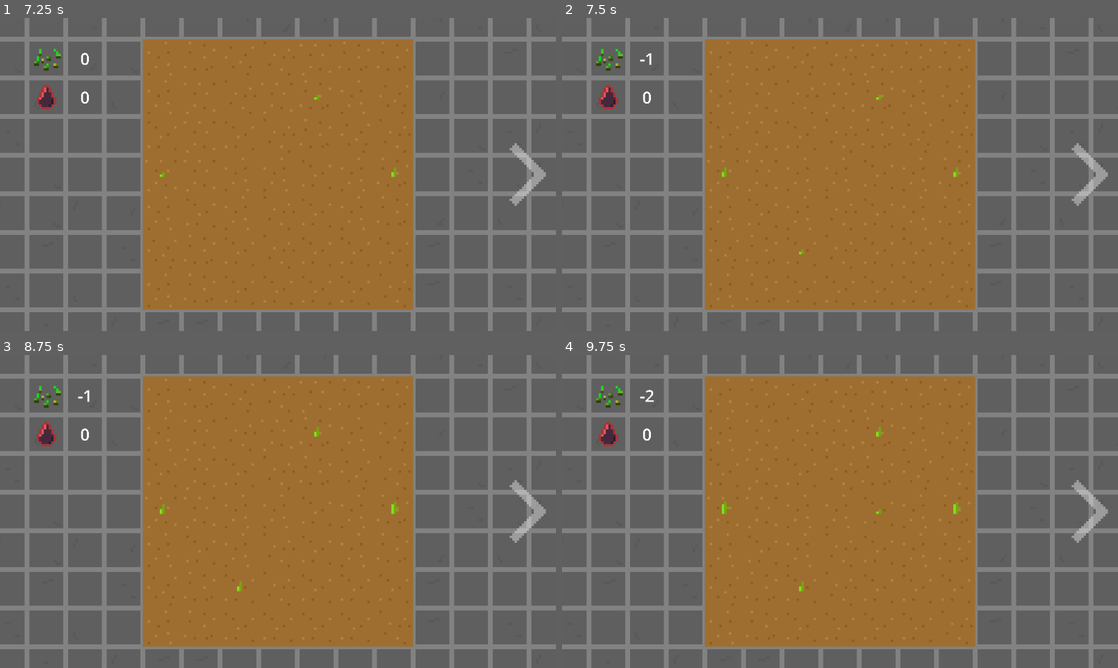
Above: before the commit, frames 1-4 (two rows, left to right).
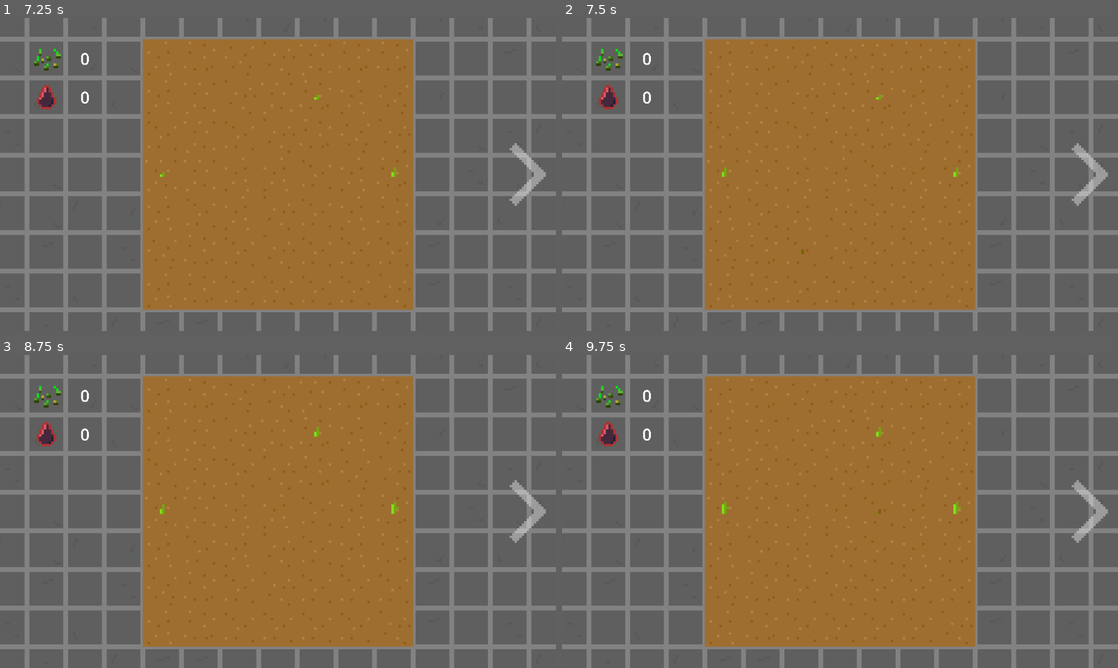
Above: after the commit, the same moments.

Repository: aeriab/giftjam_lebron
Game: Godot game, scene res://main/main.tscn
The game is run twice, just before and just after one commit, with the same random seed, the same clock (stepped at 60 frames per second) and the same inputs.
Inputs (mouse positions are in pixels of both pictures, inside the frame that each line leads up to):
- Up to frame 1 (7.25 s): click (528, 174) at 0.5 s; click (66, 174) at 1.25 s; click (528, 174) at 2 s; click (66, 174) at 2.75 s; click (528, 174) at 3.5 s; click (66, 174) at 4.25 s; move the mouse to (400, 158) at 5.02 s; click (400, 158) at 5.17 s; tap Enter at 5.75 s; move the mouse to (166, 190) at 5.77 s; click (166, 190) at 5.92 s; tap Space at 6.5 s; move the mouse to (333, 105) at 6.52 s; click (333, 105) at 6.67 s
- Up to frame 2 (7.5 s): tap Enter at 7.25 s; move the mouse to (812, 237) at 7.27 s; click (812, 237) at 7.42 s
- Up to frame 3 (8.75 s): tap Space at 8 s; move the mouse to (444, 558) at 8.02 s; click (444, 558) at 8.17 s
- Up to frame 4 (9.75 s): move the mouse to (673, 464) at 8.77 s; click (673, 464) at 8.92 s; tap Enter at 9.5 s; move the mouse to (867, 511) at 9.52 s; click (867, 511) at 9.67 s

Frame 1 is identical in both runs. In frame 2, less than 0.1% of the frame differs, in the area x 14-44%, y 11-76%; in frame 3, less than 0.1%; in frame 4, less than 0.1%, in the area x 14-58%, y 11-76%.

Commit message:
You can run out of seeds

Diff:
--- a/UI/ui.gd
+++ b/UI/ui.gd
@@ -1,9 +1,7 @@
 extends Control
 
-var blood = 0
 @onready var blood_meter = $Blood/BloodMeter
 
-var seed = 3
 @onready var seeds_number = $Seeds/SeedsNumber
 
 func _ready():
@@ -11,23 +9,24 @@
 	SignalManager.blood_watered.connect(minusBlood)
 	SignalManager.seed_gathered.connect(addSeed)
 	SignalManager.seed_used.connect(minusSeed)
-	blood_meter.text = str(blood)
+	blood_meter.text = str(int(Global.blood))
+	seeds_number.text = str(int(Global.seed))
 
 func addBlood():
-	blood += 1
-	blood_meter.text = str(blood)
+	Global.blood += 1
+	blood_meter.text = str(int(Global.blood))
 
 func minusBlood():
-	blood -=1
-	blood_meter.text = str(blood)
+	Global.blood -=1
+	blood_meter.text = str(int(Global.blood))
 
 func addSeed():
-	seed += 1
-	seeds_number.text = str(seed)
+	Global.seed += 1
+	seeds_number.text = str(int(Global.seed))
 
 func minusSeed():
-	seed -=1
-	seeds_number.text = str(seed)
+	Global.seed -=1
+	seeds_number.text = str(int(Global.seed))
 
 
 
--- a/flower/daybloom_scene.tscn
+++ b/flower/daybloom_scene.tscn
@@ -21,6 +21,8 @@
 FADE_OUT_SPEED = 6.0
 MIN_GROW_TIME = 1.0
 MAX_GROW_TIME = 2.0
+NORMAL_COLOR = Color(1, 1, 1, 1)
+NO_SEEDS_COLOR = Color(1, 0.0470588, 0.105882, 1)
 
 [node name="interactive_color_rect" type="ColorRect" parent="."]
 offset_left = -8.0
--- a/flower/daybloom_sprite.gd
+++ b/flower/daybloom_sprite.gd
@@ -7,6 +7,9 @@
 
 @export var MIN_GROW_TIME: float
 @export var MAX_GROW_TIME: float
+
+@export var NORMAL_COLOR: Color
+@export var NO_SEEDS_COLOR: Color
 
 var planted_tile: bool = false
 var being_hovered: bool = false
@@ -21,6 +24,9 @@
 var next_stage_times
 
 var ready_to_harvest: bool = false
+
+@onready var target_color: Color = NORMAL_COLOR
+@onready var current_color: Color = NORMAL_COLOR
 
 func _ready():
 	next_stage_times = []
@@ -45,6 +51,13 @@
 			plant_time_ellapsed = 0
 			frame += 1
 
+	current_color = current_color.lerp(target_color, FADE_IN_SPEED * delta)
+
+	if Global.color_distance(current_color, target_color) < 0.1:
+		target_color = NORMAL_COLOR
+
+	modulate = current_color
+
 	modulate.a = current_opacity
 
 
@@ -52,10 +65,13 @@
 	if event is InputEventMouseButton and event.pressed and event.button_index == MOUSE_BUTTON_LEFT:
 
 		if !planted_tile:
-			target_opacity = MAX_OPACITY + randf_range(0.1, 0.2)
-			planted_tile = true
-			SignalManager.seed_used.emit()
-			#SignalManager.blood_watered.emit()
+			if Global.seed > 0:
+				target_opacity = MAX_OPACITY + randf_range(0.1, 0.2)
+				planted_tile = true
+				SignalManager.seed_used.emit()
+			else:
+				target_color = NO_SEEDS_COLOR
+
 
 		if ready_to_harvest:
 			harvest_plant()
--- /dev/null
+++ b/global.gd
@@ -0,0 +1,11 @@
+extends Node
+
+var blood: int = 0
+var seed: int = 3
+
+func color_distance(color1: Color, color2: Color) -> float:
+	# Calculate the Euclidean distance between the two colors in RGB space.
+	var r_diff = color1.r - color2.r
+	var g_diff = color1.g - color2.g
+	var b_diff = color1.b - color2.b
+	return sqrt(r_diff * r_diff + g_diff * g_diff + b_diff * b_diff)
--- a/plant_minigame.tscn
+++ b/plant_minigame.tscn
@@ -54,4 +54,3 @@
 stream = ExtResource("3_kmyxg")
 autoplay = true
 max_distance = 200.0
-bus = &"Music"
--- a/project.godot
+++ b/project.godot
@@ -18,6 +18,7 @@
 [autoload]
 
 SignalManager="*res://signal_manager.gd"
+Global="*res://global.gd"
 
 [display]
 
Not shown, added: global.gd.uid
